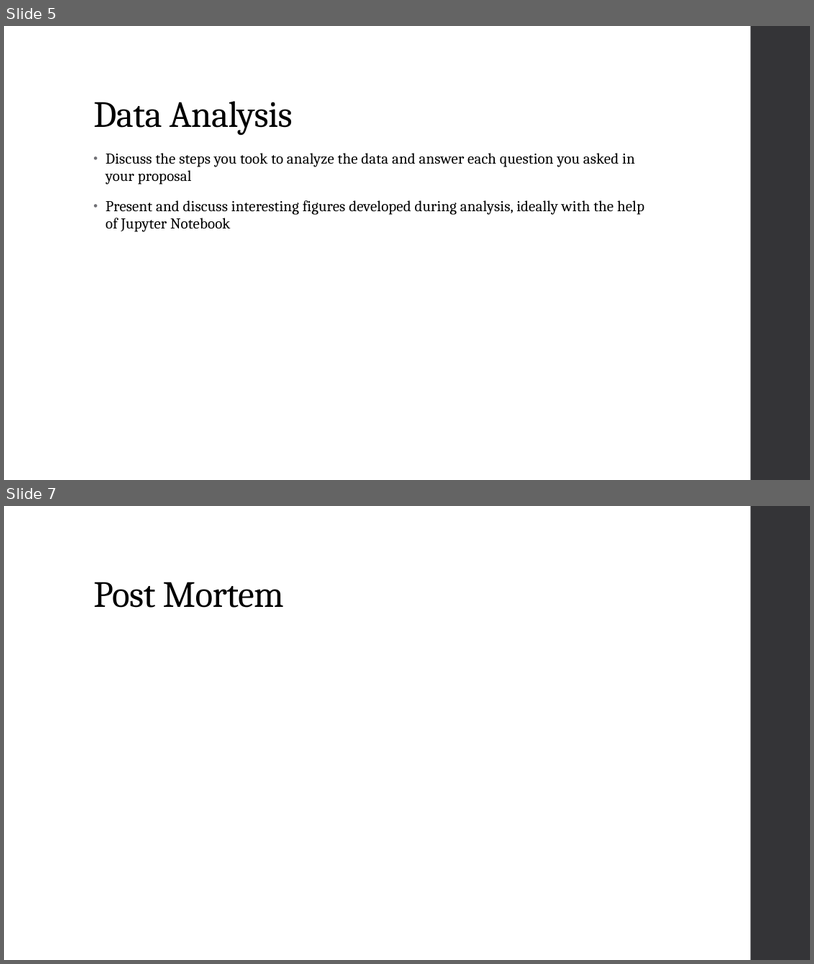
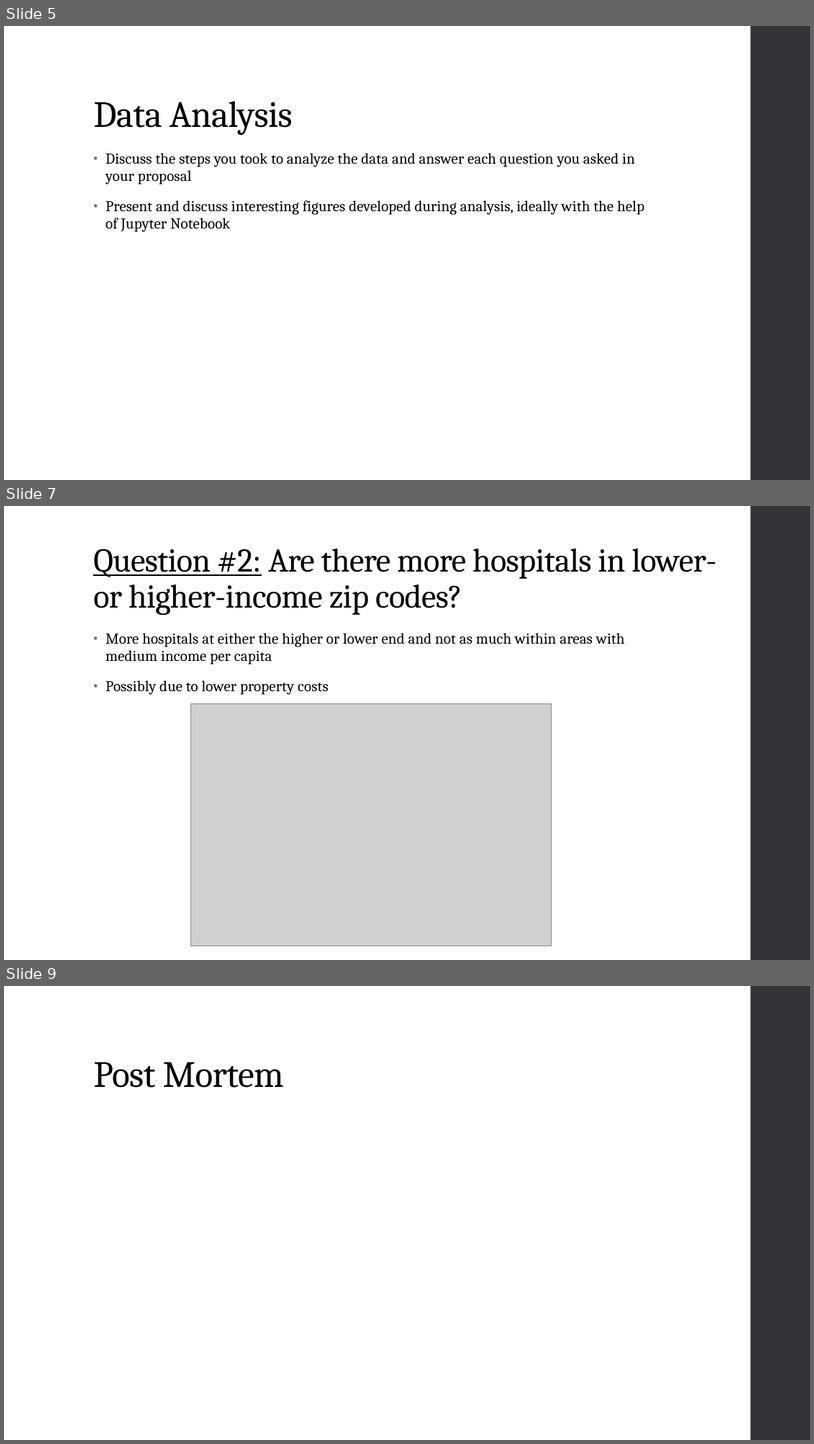
Before and after one commit to HeyMikeMarshall/DMV-HealthcarePy, a slide deck: DMV_Health_Care_Presentation.pptx. Shown one above the other, each under a label of ours: slides 5 and 7 before the commit, slides 5, 7 and 9 after it; the slides between them are not shown. The pictures are 814x964 and 814x1444 pixels, drawn with LibreOffice and Linux fonts; fonts in the diff are those of the drawing; grey boxes stand for pictures; background and template pictures are left out. Boxes give left, top, right and bottom in pixels: in the first picture for what was removed or moved away, otherwise in the second. Text is boxed around its words. In the diff, an @@ line names an element or a change of style, - is before the commit and + after.

Commit message:
more ppt

```diff
--- a/DMV_Health_Care_Presentation.pptx
+++ b/DMV_Health_Care_Presentation.pptx
@@ slide 7 added at (4,506,810,960), background picture (left out); not listed: 1 template element that a slide beside it also shows @@
@@ title added at (93,548,717,615), 39.6 pt, text #000000 @@
+Question #2: Are there more hospitals in lower- or higher-income zip codes?
@@ text added at (106,633,625,695), 18 pt, text #000000 @@
+• More hospitals at either the higher or lower end and not as much within areas with medium income per capita
+• Possibly due to lower property costs
@@ picture added at (190,704,551,946) @@
@@ what was slide 7 is now slide 9 @@
```
Also in this commit, not shown: 1 slide changed, 1 other slide added, 1 other file.
